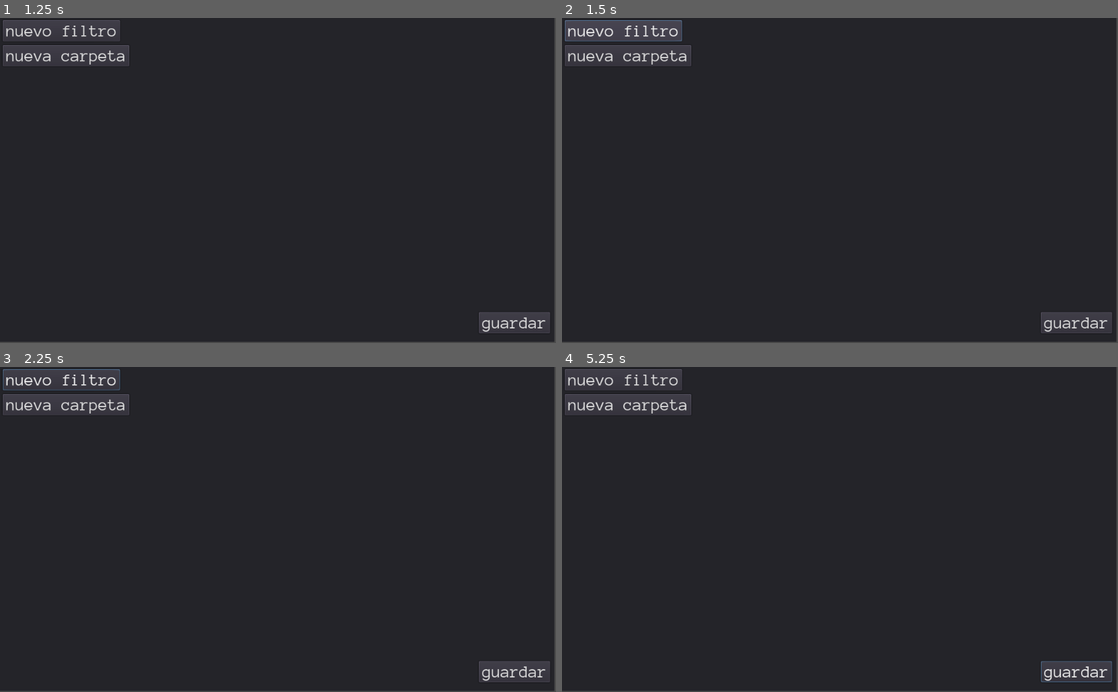
Above: before the commit, frames 1-4 (two rows, left to right).
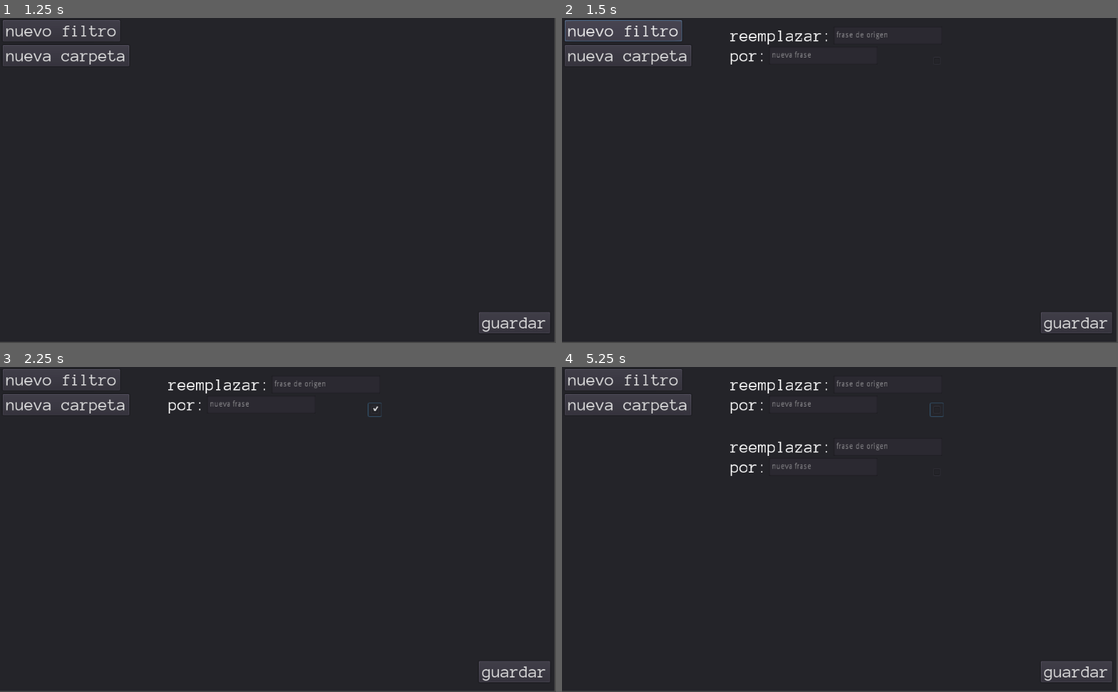
Above: after the commit, the same moments.

Repository: AndresDavidCalderon/desfilosofador
Game: Godot game, scene res://menu/menu.tscn
The game is run twice, just before and just after one commit, with the same random seed, the same clock (stepped at 60 frames per second) and the same inputs. This scene is started directly instead of the project's main scene.
Inputs (mouse positions are in pixels of both pictures, inside the frame that each line leads up to):
- Up to frame 1 (1.25 s): click "biblioteca de filtros" at 0.5 s
- Up to frame 2 (1.5 s): click "nuevo filtro" at 1.25 s
- Up to frame 3 (2.25 s): click (372, 409) at 2.02 s
- Up to frame 4 (5.25 s): click "nuevo filtro" at 2.75 s; click "nueva carpeta" at 3.5 s; click "guardar" at 4.25 s; click (934, 409) at 5.02 s

Frame 1 is identical in both runs. In frame 2, 0.4% of the frame differs, in the area x 30-59%, y 3-15%; in frame 3, 0.5%; in frame 4, 0.9%, in the area x 30-99%, y 3-98%.
Error after the commit: Invalid call. Nonexistent function 'popup' in base 'Nil'. (res://filters/filtersearch.gd:45)

Commit message:
stringfuncs

Diff:
--- a/filters/filterinstance.gd
+++ b/filters/filterinstance.gd
@@ -3,10 +3,13 @@
 	var save={}
 	save["of"]=$ui/of/origin.text
 	save["to"]=$ui/result/new.text
+	save["enabled"]=$enabled.pressed
 	return save
 func fromfile(save:Dictionary):
+	if save.has("enabled"):
+		$enabled.pressed=save["enabled"]
 	$ui/result/new.text=save["to"]
-	$ui/of/origin.text=save["to"]
+	$ui/of/origin.text=save["of"]
 
 var oldtext=""
 func _on_origin_text_changed(new_text):
@@ -17,3 +20,5 @@
 			globals.filterbyphrase[new_text]=[]
 		globals.filterbyphrase[new_text].append(self)
 	oldtext=new_text
+func found(pos,text:String):
+	text.replace($ui/of/origin.text,$ui/result/new.text)
--- a/filters/filterinstance.tscn
+++ b/filters/filterinstance.tscn
@@ -23,10 +23,10 @@
 }
 
 [node name="ui" type="VBoxContainer" parent="."]
-margin_left = 5.0
-margin_top = 5.5
-margin_right = 396.0
-margin_bottom = 75.5
+margin_left = 6.0
+margin_top = 6.0
+margin_right = 397.0
+margin_bottom = 76.0
 __meta__ = {
 "_edit_use_anchors_": false
 }
@@ -83,9 +83,13 @@
 caret_blink_speed = 0.5
 
 [node name="enabled" type="CheckBox" parent="."]
-margin_left = 376.496
-margin_top = 56.3842
-margin_right = 400.496
-margin_bottom = 80.3842
+margin_left = 375.128
+margin_top = 56.9628
+margin_right = 399.128
+margin_bottom = 80.9628
+align = 1
+__meta__ = {
+"_edit_use_anchors_": false
+}
 
 [connection signal="text_changed" from="ui/of/origin" to="." method="_on_origin_text_changed"]
--- a/filters/filtersearch.gd
+++ b/filters/filtersearch.gd
@@ -1,4 +1,4 @@
-extends Node2D
+extends Panel
 export(PackedScene) var filter
 export(bool) var onexe
 var fileman=File.new()
--- a/filters/filtersearch.tscn
+++ b/filters/filtersearch.tscn
@@ -1,10 +1,11 @@
-[gd_scene load_steps=6 format=2]
+[gd_scene load_steps=7 format=2]
 
 [ext_resource path="res://filters/filtersearch.gd" type="Script" id=1]
 [ext_resource path="res://filters/filterinstance.tscn" type="PackedScene" id=2]
 [ext_resource path="res://UI/aligner.gd" type="Script" id=3]
 [ext_resource path="res://filters/scroll.gd" type="Script" id=4]
 [ext_resource path="res://UI/font/normal title.tres" type="DynamicFont" id=5]
+[ext_resource path="res://filters/vbox.gd" type="Script" id=6]
 
 [node name="filtersearch" type="Panel"]
 margin_left = 0.106518
@@ -18,7 +19,7 @@
 filter = ExtResource( 2 )
 
 [node name="upcenter" type="Node2D" parent="."]
-position = Vector2( 510.5, 10 )
+position = Vector2( 510.502, 10 )
 script = ExtResource( 3 )
 setx = true
 scaleview = Vector2( 0.5, 1 )
@@ -39,6 +40,7 @@
 [node name="vbox" type="VBoxContainer" parent="upcenter/scroll"]
 custom_constants/separation = 30
 alignment = 2
+script = ExtResource( 6 )
 __meta__ = {
 "_edit_use_anchors_": false
 }
--- /dev/null
+++ b/filters/vbox.gd
@@ -0,0 +1,12 @@
+extends VBoxContainer
+func compile(text:String):
+	for i in globals.filterbyphrase.keys.size():
+		var key=globals.filterbyphrase.keys[i]
+		while true:
+			var pos=text.find(key)
+			if pos-1:
+				for j in globals.filterbyphrase[key].size():
+					text=globals.filterbyphrase[key][j].found(pos,text)
+			else:
+				break
+	return text
--- a/globals.gd
+++ b/globals.gd
@@ -1,3 +1,3 @@
 extends Node
 var popuper:popup
-var filterbyphrase={}
+var filterbyphrase:Dictionary={}
--- a/project.godot
+++ b/project.godot
@@ -33,6 +33,7 @@
 [autoload]
 
 globals="*res://globals.gd"
+stringfunc="*res://stringfuncs.gd"
 
 [physics]
 
--- a/reader/reader.gd
+++ b/reader/reader.gd
@@ -10,6 +10,9 @@
 	$librarycontainer/filtersearch.openfilters()
 
 
-
+onready var reader=$read/center/text
+onready var compiler=$librarycontainer/filtersearch/upcenter/scroll/vbox
 func _on_read_pressed():
 	$librarycontainer/filtersearch.openfilters()
+	reader.text=compiler.compile($new/center/text.text)
+	$new.visible=false
--- a/reader/reader.tscn
+++ b/reader/reader.tscn
@@ -7,10 +7,51 @@
 [ext_resource path="res://UI/popup.tscn" type="PackedScene" id=5]
 [ext_resource path="res://UI/font/text.tres" type="DynamicFont" id=6]
 
+[sub_resource type="StyleBoxFlat" id=1]
+bg_color = Color( 0.0627451, 0.0666667, 0.0823529, 1 )
+corner_radius_top_left = 4
+corner_radius_top_right = 4
+corner_radius_bottom_right = 4
+corner_radius_bottom_left = 4
+anti_aliasing = false
+
 [node name="reader" type="Node"]
 script = ExtResource( 4 )
 
+[node name="read" type="Node2D" parent="."]
+
+[node name="reconstruct" type="Button" parent="read"]
+margin_left = 548.355
+margin_top = 12.8861
+margin_right = 747.355
+margin_bottom = 51.8861
+custom_fonts/font = ExtResource( 1 )
+text = "reconstruir"
+__meta__ = {
+"_edit_use_anchors_": false
+}
+
+[node name="center" type="Node2D" parent="read"]
+position = Vector2( 509.424, 277.187 )
+script = ExtResource( 2 )
+sety = true
+setx = true
+scaleview = Vector2( 0.5, 0.5 )
+
+[node name="text" type="RichTextLabel" parent="read/center"]
+margin_left = -393.253
+margin_top = -177.0
+margin_right = 395.747
+margin_bottom = 232.0
+custom_styles/normal = SubResource( 1 )
+custom_fonts/normal_font = ExtResource( 6 )
+text = "texto"
+__meta__ = {
+"_edit_use_anchors_": false
+}
+
 [node name="new" type="Node2D" parent="."]
+visible = false
 
 [node name="read" type="Button" parent="new"]
 margin_left = 12.361
@@ -54,6 +95,7 @@
 }
 
 [node name="librarycontainer" type="Node2D" parent="."]
+visible = false
 position = Vector2( 509.909, 281.651 )
 script = ExtResource( 2 )
 sety = true
@@ -61,28 +103,18 @@
 scaleview = Vector2( 0.5, 0.5 )
 
 [node name="filtersearch" parent="librarycontainer" instance=ExtResource( 3 )]
-position = Vector2( -424.724, -253.446 )
-scale = Vector2( 0.840534, 0.840534 )
+margin_left = -464.497
+margin_top = -256.49
+margin_right = 556.503
+margin_bottom = 341.51
+rect_scale = Vector2( 0.898282, 0.898282 )
 
 [node name="close" type="Button" parent="librarycontainer"]
-margin_left = -436.54
-margin_top = -265.933
-margin_right = -417.54
-margin_bottom = -245.933
+margin_left = -479.255
+margin_top = -266.6
+margin_right = -460.255
+margin_bottom = -246.6
 text = "x"
-__meta__ = {
-"_edit_use_anchors_": false
-}
-
-[node name="read" type="Node2D" parent="."]
-
-[node name="reconstruct" type="Button" parent="read"]
-margin_left = 548.355
-margin_top = 12.8861
-margin_right = 747.355
-margin_bottom = 51.8861
-custom_fonts/font = ExtResource( 1 )
-text = "reconstruir"
 __meta__ = {
 "_edit_use_anchors_": false
 }
--- /dev/null
+++ b/stringfuncs.gd
@@ -0,0 +1,15 @@
+extends Node
+#removes part of the string
+func cutout(from:int,to:int,text:String)->String:
+	return text.left(from)+text.right(text.length()-to)
+ #sees if the given index is between carachters
+func isbetween(idx:int,between:String,text:String):
+	var isopen=false
+	var found=0
+	while true:
+		found=text.find(between,found)
+		if found==-1:
+			return false
+		if found>idx and isopen:
+			return true
+		isopen=not isopen
Not shown: 1 places in reader/reader.tscn that only renumber resources
